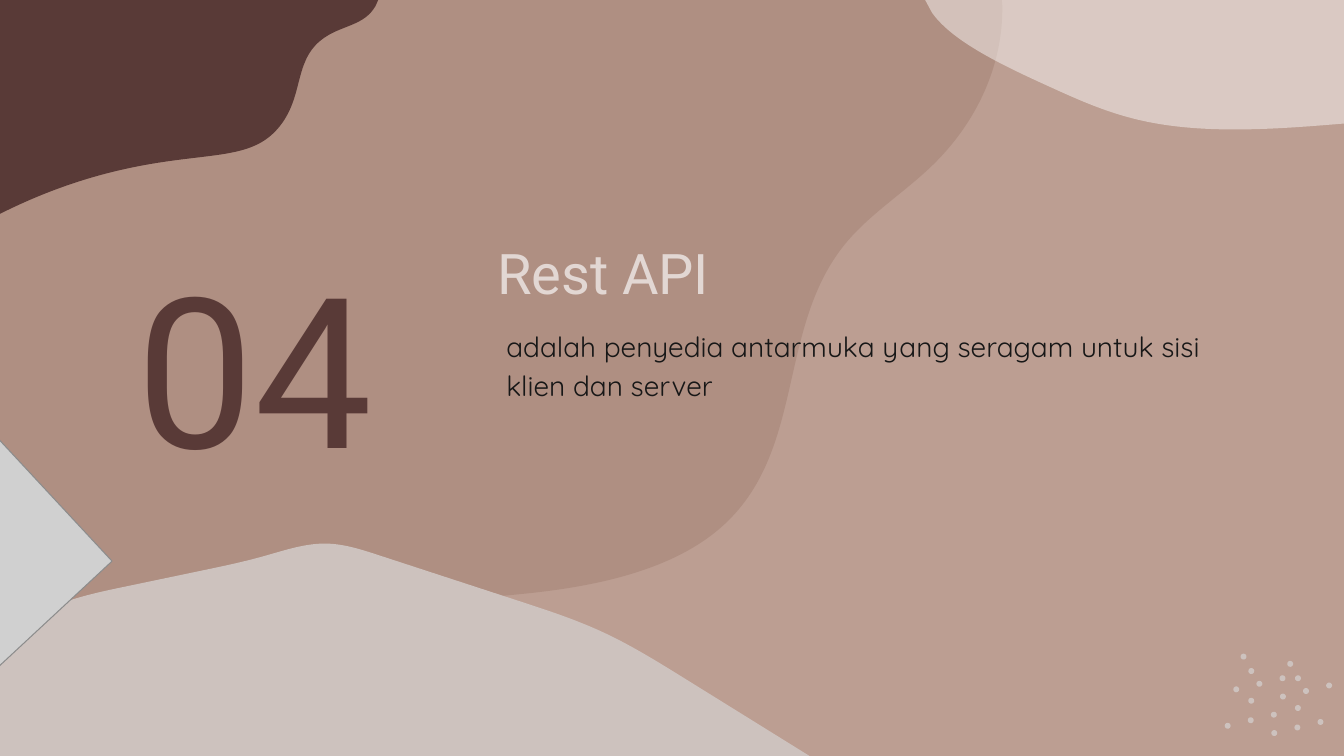
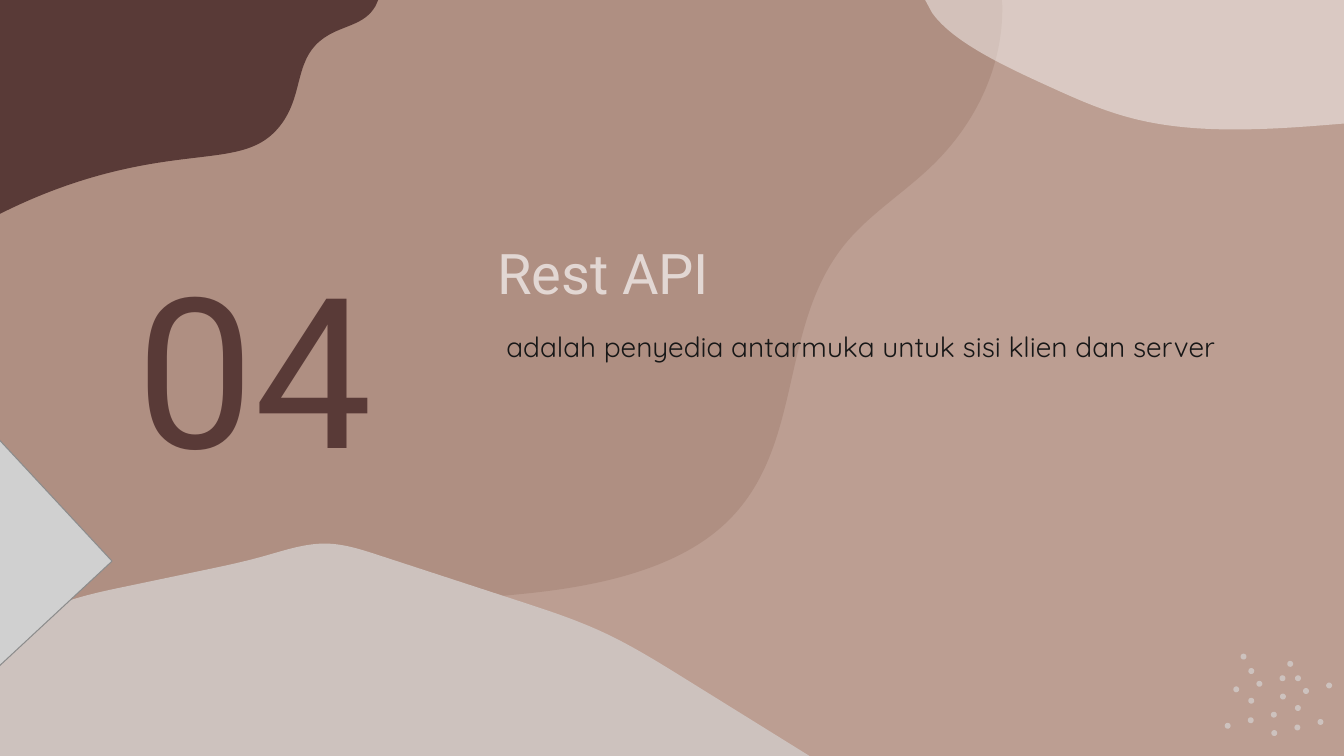
Before and after one commit to apriyantodwiherlambang/Arshaka-Coffee-And-Tea, a slide deck: slide 5 of Presentasi.pptx. Drawn at 1344x756 pixels with LibreOffice and Linux fonts; fonts in the diff are those of the drawing; grey boxes stand for pictures; background and template pictures are left out. Boxes give left, top, right and bottom in pixels: in the first picture for what was removed or moved away, otherwise in the second. Text is boxed around its words. In the diff, an @@ line names an element or a change of style, - is before the commit and + after.

```diff
--- a/Presentasi.pptx
+++ b/Presentasi.pptx
@@ text at (x1=506, y1=336, x2=1215, y2=363): text changed @@
-adalah penyedia antarmuka yang seragam untuk sisi klien dan server
+adalah penyedia antarmuka untuk sisi klien dan server
```
Also in this commit, not shown: 2 slides added, 9 other files.
